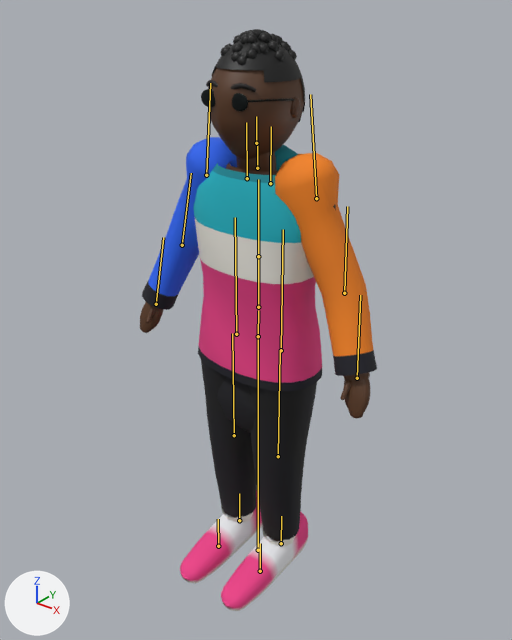
A saved change to the glTF model src/assets/models/char_lekkiBoy.glb.
Before and after are seen from a camera (50 mm lens) standing at (1.309, -1.65, 2.016) and looking at (-0.017, 0.007, 0.989). Arrows for +X, +Y and +Z are at lower left; the lights stay in place. The older version comes first. Both versions are drawn at frame 0 of the action 'Idle'; the numbers are the values there. The bones that bend it are drawn over the model as lines.

In view in the first picture: 'lekkiBoy_mesh'.
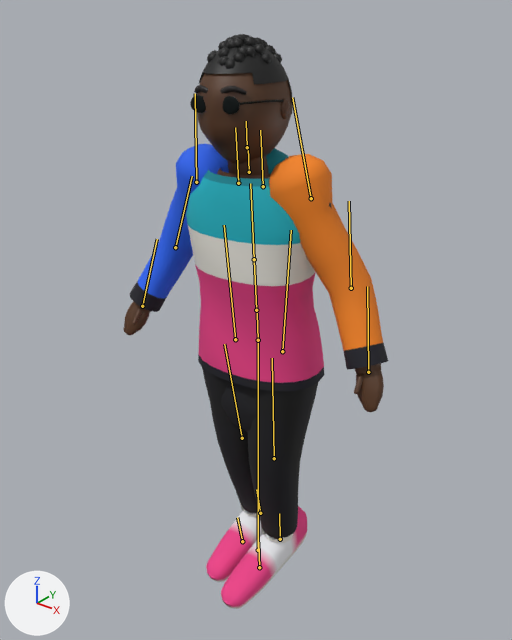
Boxes (x1, y1, x2, y2) around the edits, measured in the pictures (512 x 640 px):
```json
{"object": "lekkiBoy_mesh", "change": "posed", "before": [140, 29, 377, 611], "after": [123, 34, 388, 609], "on screen": "12% wider"}
{"bone": "hips", "before": "(258, 336) to (258, 310)", "after": "(258, 340) to (257, 313)"}
{"bone": "spine", "before": "(258, 307) to (258, 256)", "after": "(256, 310) to (254, 259)"}
{"bone": "head", "before": "(256, 143) to (256, 116)", "after": "(247, 147) to (246, 121)"}
{"bone": "upperarm_L", "before": "(316, 198) to (310, 94)", "after": "(311, 198) to (292, 97)"}
{"bone": "forearm_L", "before": "(344, 293) to (347, 206)", "after": "(351, 288) to (349, 201)"}
{"bone": "upperarm_R", "before": "(206, 175) to (210, 83)", "after": "(196, 182) to (195, 93)"}
{"bone": "forearm_R", "before": "(182, 245) to (191, 173)", "after": "(175, 247) to (192, 176)"}
{"bone": "thigh_L", "before": "(281, 350) to (283, 229)", "after": "(282, 351) to (291, 230)"}
{"bone": "shin_L", "before": "(278, 456) to (280, 351)", "after": "(274, 458) to (272, 358)"}
{"bone": "thigh_R", "before": "(236, 334) to (235, 217)", "after": "(235, 339) to (224, 225)"}
{"bone": "shin_R", "before": "(234, 435) to (232, 333)", "after": "(242, 438) to (224, 344)"}
```

Scene script edits in JSON lines:
```json
{"block": "bone_hips", "where": "bone_hips = bpy.data.objects['lekkiBoy_skin'].pose.bones['hips']  # child of 'root'"}
{"op": "set", "path": "bone_hips.location", "old": "(0.0, 0.0, 0.0)", "new": "(0.0, -0.012, 0.0)"}
{"op": "set", "path": "bone_hips.rotation_quaternion", "old": "(1.0, 0.0, 0.0, 0.0)", "new": "(0.999, 0.001, 0.035, 0.031)", "note": "degrees (0, 0, 0) -> degrees (0, 4, 4)"}
{"block": "bone_spine", "where": "bone_spine = bpy.data.objects['lekkiBoy_skin'].pose.bones['spine']  # child of 'hips'"}
{"op": "set", "path": "bone_spine.rotation_quaternion", "old": "(1.0, 0.0, 0.0, 0.0)", "new": "(1.0, 0.013, 0.0, -0.013)", "note": "degrees (0, 0, 0) -> degrees (1, 0, -1)"}
{"block": "bone_head", "where": "bone_head = bpy.data.objects['lekkiBoy_skin'].pose.bones['head']  # child of 'neck'"}
{"op": "set", "path": "bone_head.rotation_quaternion", "old": "(1.0, -0.006, 0.0, 0.0)", "new": "(1.0, -0.023, 0.0, 0.013)", "note": "degrees (-1, 0, 0) -> degrees (-3, 0, 1)"}
{"block": "bone_upperarm_l", "where": "bone_upperarm_l = bpy.data.objects['lekkiBoy_skin'].pose.bones['upperarm_L']  # child of 'clavicle_L'"}
{"op": "set", "path": "bone_upperarm_l.rotation_quaternion", "old": "(0.999, 0.005, 0.0, 0.052)", "new": "(0.996, 0.033, -0.003, 0.078)", "note": "degrees (1, 0, 6) -> degrees (4, -1, 9)"}
{"block": "bone_forearm_l", "where": "bone_forearm_l = bpy.data.objects['lekkiBoy_skin'].pose.bones['forearm_L']  # child of 'upperarm_L'"}
{"op": "set", "path": "bone_forearm_l.rotation_quaternion", "old": "(0.998, -0.07, 0.0, 0.0)", "new": "(0.99, -0.139, 0.0, 0.0)", "note": "degrees (-8, 0, 0) -> degrees (-16, 0, 0)"}
{"block": "bone_upperarm_r", "where": "bone_upperarm_r = bpy.data.objects['lekkiBoy_skin'].pose.bones['upperarm_R']  # child of 'clavicle_R'"}
{"op": "set", "path": "bone_upperarm_r.rotation_quaternion", "old": "(0.999, 0.005, 0.0, -0.052)", "new": "(0.994, 0.06, 0.005, -0.087)", "note": "degrees (1, 0, -6) -> degrees (7, 1, -10)"}
{"block": "bone_forearm_r", "where": "bone_forearm_r = bpy.data.objects['lekkiBoy_skin'].pose.bones['forearm_R']  # child of 'upperarm_R'"}
{"op": "set", "path": "bone_forearm_r.rotation_quaternion", "old": "(0.998, -0.07, 0.0, 0.0)", "new": "(0.979, -0.203, 0.0, 0.0)", "note": "degrees (-8, 0, 0) -> degrees (-23, 0, 0)"}
{"block": "bone_thigh_l", "where": "bone_thigh_l = bpy.data.objects['lekkiBoy_skin'].pose.bones['thigh_L']  # child of 'hips'"}
{"op": "set", "path": "bone_thigh_l.rotation_quaternion", "old": "(1.0, 0.0, 0.0, 0.0)", "new": "(0.998, -0.025, -0.036, -0.043)", "note": "degrees (0, 0, 0) -> degrees (-3, -4, -5)"}
{"block": "bone_shin_l", "where": "bone_shin_l = bpy.data.objects['lekkiBoy_skin'].pose.bones['shin_L']  # child of 'thigh_L'"}
{"op": "set", "path": "bone_shin_l.rotation_quaternion", "old": "(1.0, 0.0, 0.0, 0.0)", "new": "(0.998, 0.061, 0.0, 0.0)", "note": "degrees (0, 0, 0) -> degrees (7, 0, 0)"}
{"block": "bone_thigh_r", "where": "bone_thigh_r = bpy.data.objects['lekkiBoy_skin'].pose.bones['thigh_R']  # child of 'hips'"}
{"op": "set", "path": "bone_thigh_r.rotation_quaternion", "old": "(1.0, 0.0, 0.0, 0.0)", "new": "(0.999, 0.035, -0.035, -0.01)", "note": "degrees (0, 0, 0) -> degrees (4, -4, -1)"}
{"block": "bone_shin_r", "where": "bone_shin_r = bpy.data.objects['lekkiBoy_skin'].pose.bones['shin_R']  # child of 'thigh_R'"}
{"op": "set", "path": "bone_shin_r.rotation_quaternion", "old": "(1.0, 0.0, 0.0, 0.0)", "new": "(0.999, 0.044, 0.0, 0.0)", "note": "degrees (0, 0, 0) -> degrees (5, 0, 0)"}
```
